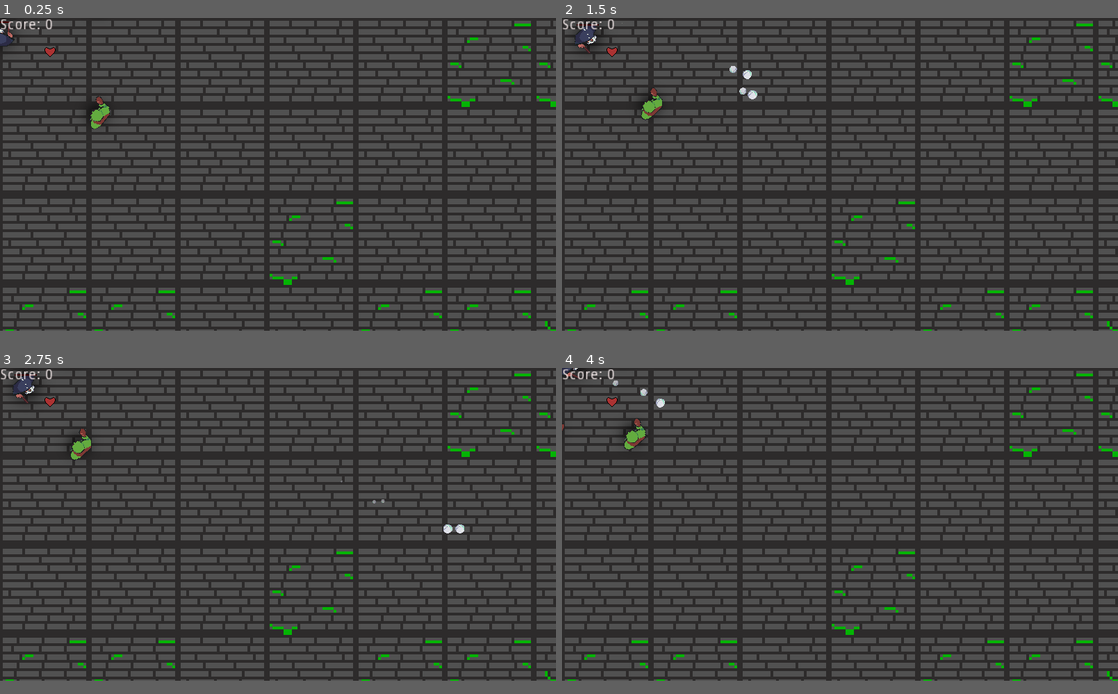
Above: before the commit, frames 1-4 (two rows, left to right).
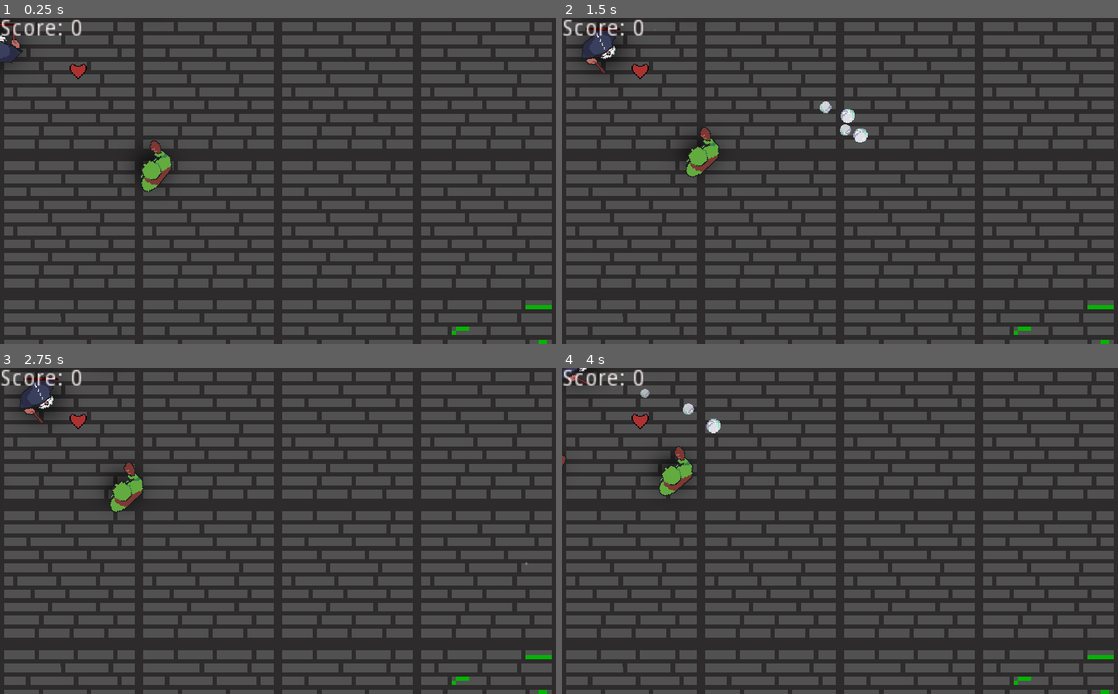
Above: after the commit, the same moments.

Repository: SuperBrainBro/SecondThoughts
Game: Godot game, scene res://Main/Main.tscn
Same seed, same stepped clock (60 frames per second), same inputs: the game is played once before the commit and once after it. The engine's default icon, where the game draws it, is replaced by a stand-in: a white triangle on a blue panel in a dark square.
Inputs (mouse positions are in pixels of both pictures, inside the frame that each line leads up to):
- Up to frame 1 (0.25 s): no input
- Up to frame 2 (1.5 s): move the mouse to (962, 158) at 0.52 s; hold D (move_right) 0.53-1.28 s; click (962, 158) at 0.6 s; move the mouse to (728, 190) at 1.27 s; hold S (move_down) from 1.28 s (still down); tap Tab (change_player) at 1.35 s
- Up to frame 3 (2.75 s): move the mouse to (333, 456) at 2.02 s; release S (move_down) at 2.03 s; hold D (move_right) from 2.03 s (still down); click (333, 456) at 2.1 s
- Up to frame 4 (4 s): move the mouse to (812, 586) at 2.77 s; release D (move_right) at 2.78 s; hold W (move_up) 2.78-3.53 s; tap Tab (change_player) at 2.85 s; move the mouse to (1006, 570) at 3.52 s; hold A (move_left) from 3.53 s (still down); click (1006, 570) at 3.6 s
In our replay, the window is 800x450 before the commit and 800x469 after it. These sizes can differ from the game's own. Grey fills any space a smaller window leaves; there, only what the larger window draws over its background counts as a difference.

The runs differ from the first frame. In frame 1, 53% of the frame differs, in the area x 0-100%, y 0-100%; in frame 2, 53%; in frame 3, 53%; in frame 4, 53%.
Error in both runs: Trying to assign value of type 'Node2D' to a variable of type 'Camera2D'. (res://Main/Main.gd:9)

Commit message:
Added few things idk

Diff:
--- a/WGJ136/project.godot
+++ b/WGJ136/project.godot
@@ -47,14 +47,10 @@
 config/name="Second Thoughts"
 config/description="Play as both characters in this single player - co op dungeon game! I guess you can say, you are having second thoughts."
 run/main_scene="res://Main/Main.tscn"
-boot_splash/use_filter=false
-config/icon="res://icon.png"
+config/icon="res://Enemy/FixedSprites/frost_facesprite_01.png"
 
 [display]
 
-window/size/width=1600
-window/size/height=900
-window/size/resizable=false
 window/stretch/mode="2d"
 
 [input]
@@ -103,7 +99,6 @@
 [rendering]
 
 quality/driver/driver_name="GLES2"
-threads/thread_model=2
 vram_compression/import_etc=true
 vram_compression/import_etc2=false
 environment/default_environment="res://default_env.tres"
Not shown, changed: WGJ136/.mono/metadata/ide_server_meta.txt
